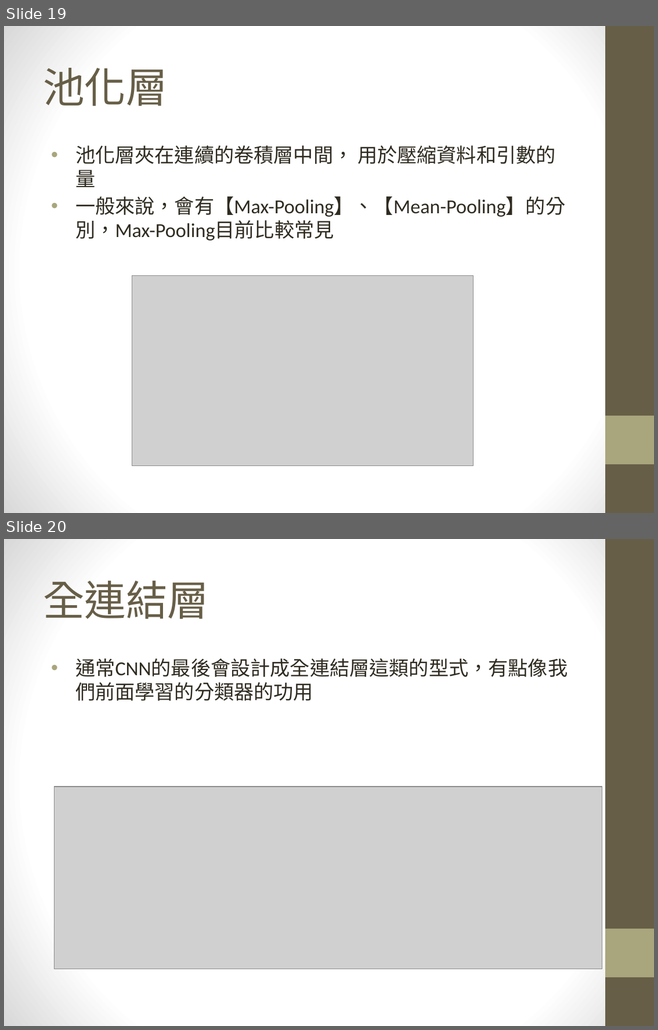
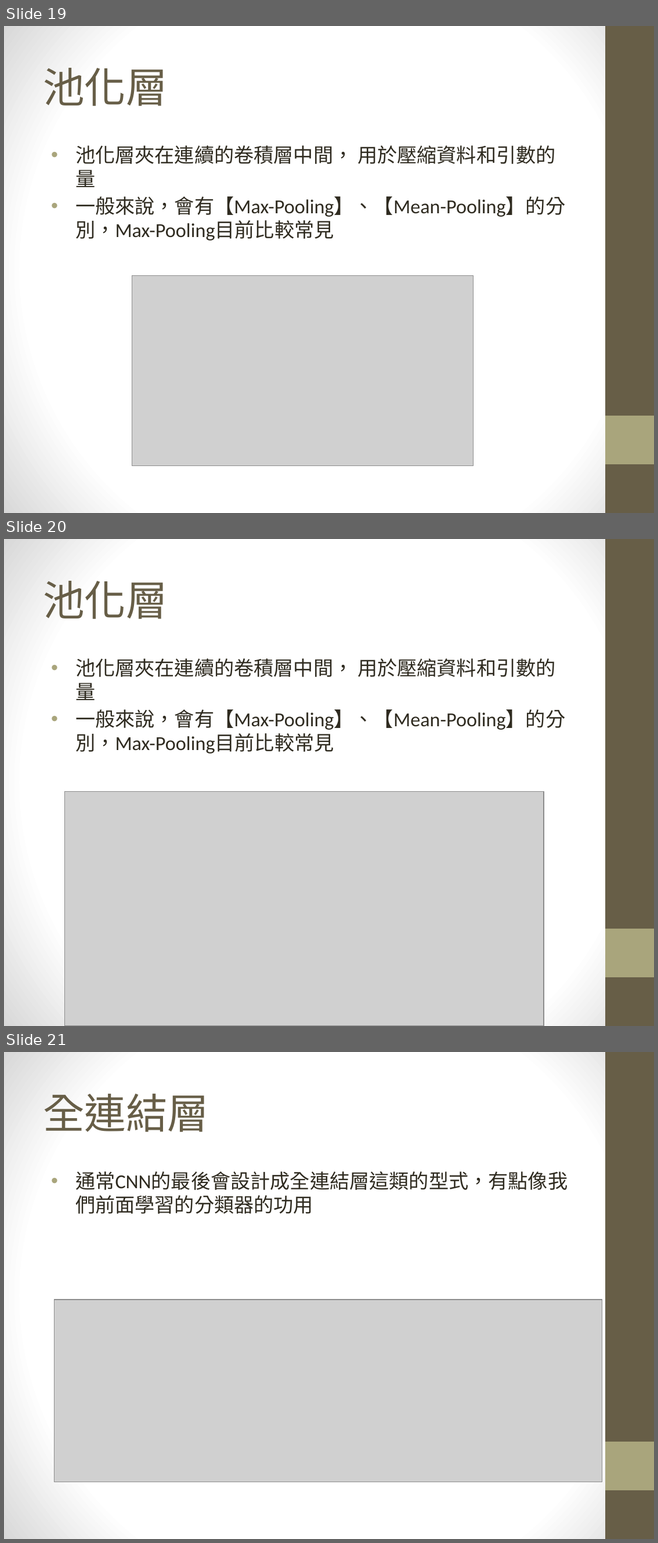
Before and after one commit to maloyang/KH20221120_Python_ML_DL, a slide deck: W05/W05_04_cnn.pptx. Shown one above the other, each under a label of ours: slides 19 and 20 before the commit, slides 19, 20 and 21 after it. The pictures are 658x1030 and 658x1543 pixels, drawn with LibreOffice and Linux fonts; fonts in the diff are those of the drawing; grey boxes stand for pictures. Boxes give left, top, right and bottom in pixels: in the first picture for what was removed or moved away, otherwise in the second. Text is boxed around its words. In the diff, an @@ line names an element or a change of style, - is before the commit and + after.

```diff
--- a/W05/W05_04_cnn.pptx
+++ b/W05/W05_04_cnn.pptx
@@ slide 20 added at [4,539,654,1026], background gradient #FFFFFF to #D8D8D8; not listed: 2 template elements that a slide beside it also shows @@
@@ title added at [43,581,168,619], 46 pt, text #675E47 @@
+池化層
@@ text added at [75,658,565,754], 22 pt, text #2F2B20 @@
+• 池化層夾在連續的卷積層中間， 用於壓縮資料和引數的量
+• 一般來說，會有【Max-Pooling】、【Mean-Pooling】的分別，Max-Pooling目前比較常見
@@ picture added at [64,792,543,1026] @@
@@ what was slide 20 is now slide 21 @@
```
Also in this commit, not shown: 15 other files.
